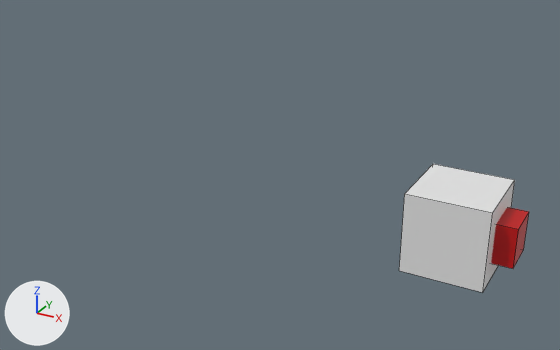
The Blender file models/Scalable_Attach_Cube.blend: old version first, new version second.
Before and after are seen from a camera (50 mm lens) standing at (0.63, -2.45, 1.42) and looking at (-1.08, 0.67, -0.14). Lighting does not change. The marker at lower left points along +X, +Y and +Z. Mesh edges are drawn as thin lines.

The first picture shows 'Cube', 'Cube_X_Direction'.
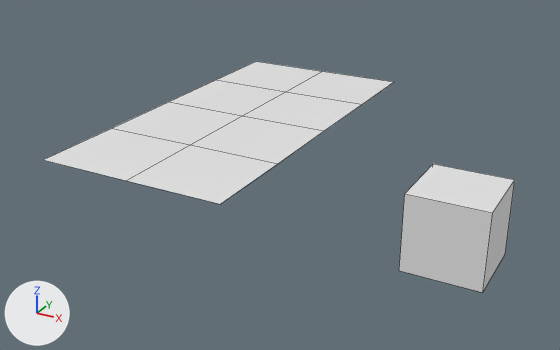
Location of each change, [x1, y1, x2, y2] in pixels of the pictures (560 x 350 px):
'Dummy_Texture_01', added
    after: [126, 145, 278, 204]
'Dummy_Texture_03', added
    after: [44, 128, 189, 181]
'Dummy_Texture_02', added
    after: [191, 116, 324, 163]
'Dummy_Texture_04', added
    after: [113, 102, 242, 145]
'Dummy_Texture_05', added
    after: [243, 92, 362, 131]
'Dummy_Texture_07', added
    after: [169, 80, 286, 116]
'Dummy_Texture_08', added
    after: [286, 71, 393, 104]
'Dummy_Texture_06', added
    after: [217, 61, 322, 91]
'Cube_X_Direction', deleted (red)
    before: [491, 207, 529, 269]

The change, as a list of edits to the scene's bpy script:
```text
Add me_plane_007:
    me_plane_007.from_pydata([(-0.25, -0.25, 0.0), (0.25, -0.25, 0.0), (-0.25, 0.25, 0.0), (0.25, 0.25, 0.0)], [], [(0, 1, 3, 2)])
    me_plane_007.materials.append(mat_tex_gen_wall_woodplanks_01a_diff_png)  # its picture is missing
Add me_plane_006:
    me_plane_006.from_pydata([(-0.25, -0.25, 0.0), (0.25, -0.25, 0.0), (-0.25, 0.25, 0.0), (0.25, 0.25, 0.0)], [], [(0, 1, 3, 2)])
    me_plane_006.materials.append(mat_tex_gen_wall_plaster_01a_diff_png)  # its picture is missing
Add me_plane_005:
    me_plane_005.from_pydata([(-0.25, -0.25, 0.0), (0.25, -0.25, 0.0), (-0.25, 0.25, 0.0), (0.25, 0.25, 0.0)], [], [(0, 1, 3, 2)])
    me_plane_005.materials.append(mat_tex_gen_wall_stucco_02a_diff_png)  # its picture is missing
Add me_plane_004:
    me_plane_004.from_pydata([(-0.25, -0.25, 0.0), (0.25, -0.25, 0.0), (-0.25, 0.25, 0.0), (0.25, 0.25, 0.0)], [], [(0, 1, 3, 2)])
    me_plane_004.materials.append(mat_tex_gen_wall_limebrick_plaster_01a_diff_png)  # its picture is missing
Add me_plane_003:
    me_plane_003.from_pydata([(-0.25, -0.25, 0.0), (0.25, -0.25, 0.0), (-0.25, 0.25, 0.0), (0.25, 0.25, 0.0)], [], [(0, 1, 3, 2)])
    me_plane_003.materials.append(mat_tex_castle_modest_wall_stone_01a_diff_png)  # its picture is missing
Add me_plane_002:
    me_plane_002.from_pydata([(-0.25, -0.25, 0.0), (0.25, -0.25, 0.0), (-0.25, 0.25, 0.0), (0.25, 0.25, 0.0)], [], [(0, 1, 3, 2)])
    me_plane_002.materials.append(mat_material_001)  # its picture is missing
Add me_plane_001:
    me_plane_001.from_pydata([(-0.25, -0.25, 0.0), (0.25, -0.25, 0.0), (-0.25, 0.25, 0.0), (0.25, 0.25, 0.0)], [], [(0, 1, 3, 2)])
    me_plane_001.materials.append(mat_tex_castle_modest_wall_stone_moss_01a_diff_png)  # its picture is missing
Add me_plane:
    me_plane.from_pydata([(-0.25, -0.25, 0.0), (0.25, -0.25, 0.0), (-0.25, 0.25, 0.0), (0.25, 0.25, 0.0)], [], [(0, 1, 3, 2)])
    me_plane.materials.append(mat_tex_wall_stone_rustic_moss_diff_png)  # its picture is missing
Remove ob_cube_x_direction:
    ob_cube_x_direction = bpy.data.objects.new('Cube_X_Direction', me_cube_002)
Add ob_dummy_texture_08:
    ob_dummy_texture_08 = bpy.data.objects.new('Dummy_Texture_08', me_plane_007)
    ob_dummy_texture_08.location = (-1.25, 1.75, 0.0)
Add ob_dummy_texture_07:
    ob_dummy_texture_07 = bpy.data.objects.new('Dummy_Texture_07', me_plane_006)
    ob_dummy_texture_07.location = (-1.75, 1.25, 0.0)
Add ob_dummy_texture_06:
    ob_dummy_texture_06 = bpy.data.objects.new('Dummy_Texture_06', me_plane_005)
    ob_dummy_texture_06.location = (-1.75, 1.75, 0.0)
Add ob_dummy_texture_05:
    ob_dummy_texture_05 = bpy.data.objects.new('Dummy_Texture_05', me_plane_004)
    ob_dummy_texture_05.location = (-1.25, 1.25, 0.0)
Add ob_dummy_texture_04:
    ob_dummy_texture_04 = bpy.data.objects.new('Dummy_Texture_04', me_plane_003)
    ob_dummy_texture_04.location = (-1.75, 0.75, 0.0)
Add ob_dummy_texture_03:
    ob_dummy_texture_03 = bpy.data.objects.new('Dummy_Texture_03', me_plane_002)
    ob_dummy_texture_03.location = (-1.75, 0.25, 0.0)
Add ob_dummy_texture_02:
    ob_dummy_texture_02 = bpy.data.objects.new('Dummy_Texture_02', me_plane_001)
    ob_dummy_texture_02.location = (-1.25, 0.75, 0.0)
Add ob_dummy_texture_01:
    ob_dummy_texture_01 = bpy.data.objects.new('Dummy_Texture_01', me_plane)
    ob_dummy_texture_01.location = (-1.25, 0.25, 0.0)
```
